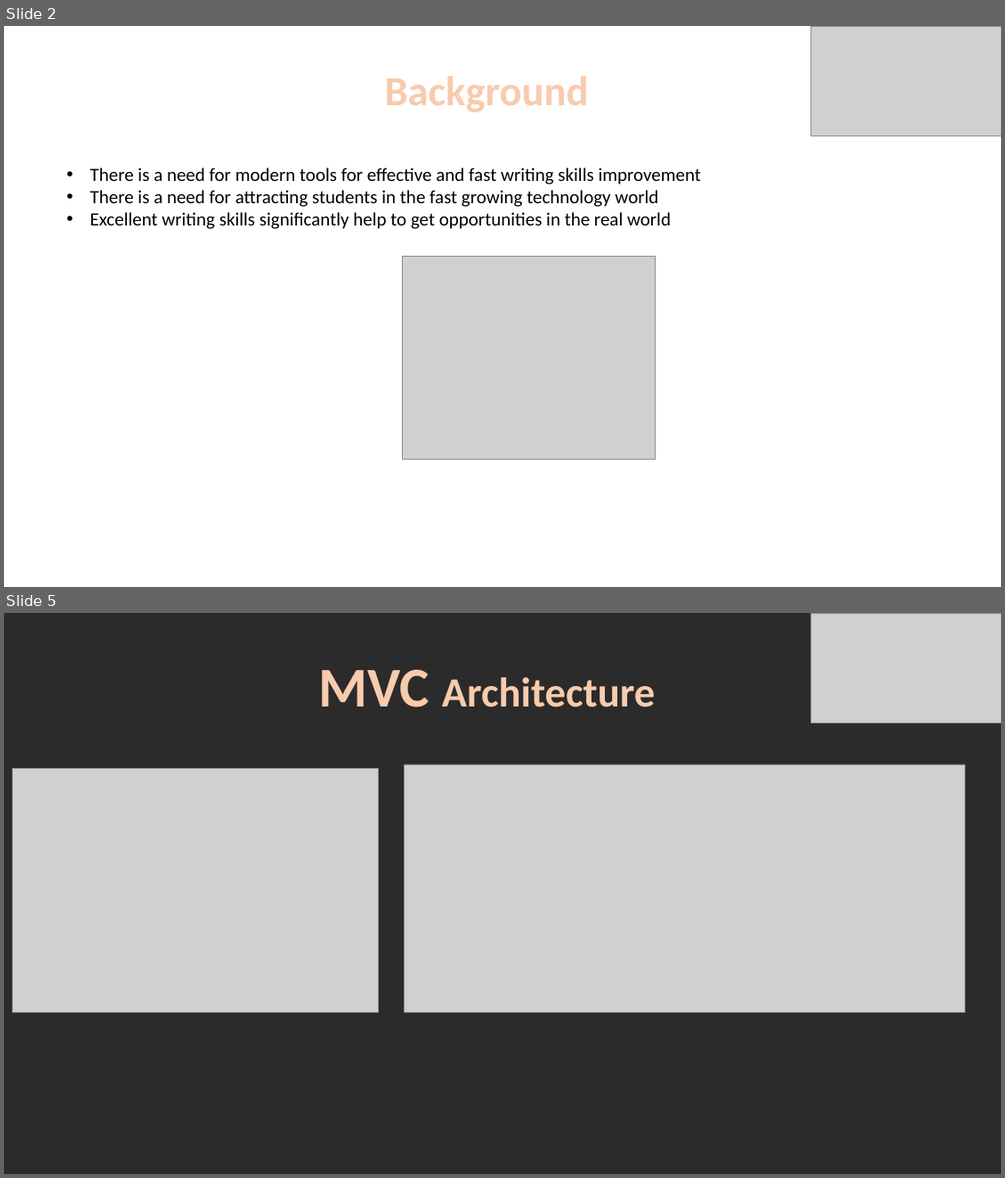
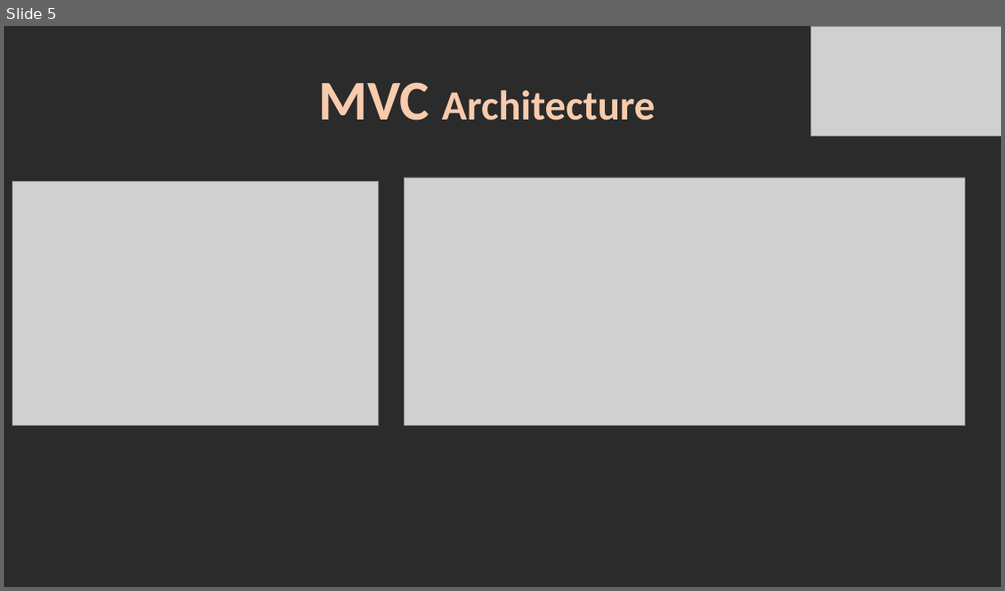
Before and after one commit to roypillar/Michtava, a slide deck: Michtava - Presentation.pptx. Shown one above the other, each under a label of ours: slides 2 and 5 before the commit, slide 5 after it; the slides between them are not shown. The pictures are 1005x1178 and 1005x591 pixels, drawn with LibreOffice and Linux fonts; fonts in the diff are those of the drawing; grey boxes stand for pictures; background and template pictures are left out; a plain dark background stands for a picture behind light text. Boxes give left, top, right and bottom in pixels: in the first picture for what was removed or moved away, otherwise in the second. Text is boxed around its words. In the diff, an @@ line names an element or a change of style, - is before the commit and + after.

```diff
--- a/Michtava - Presentation.pptx
+++ b/Michtava - Presentation.pptx
@@ slide 2 removed at (4, 26, 1001, 587), background picture (left out) @@
@@ picture removed at (811, 26, 1001, 136) @@
@@ text removed at (385, 76, 589, 112) @@
-Background
@@ text removed at (90, 168, 701, 229) @@
-• There is a need for modern tools for effective and fast writing skills improvement
-• There is a need for attracting students in the fast growing technology world
-• Excellent writing skills significantly help to get opportunities in the real world
@@ picture removed at (403, 257, 655, 459) @@
```
Also in this commit, not shown: 3 slides changed, 3 slides added, 2 other slides removed.
